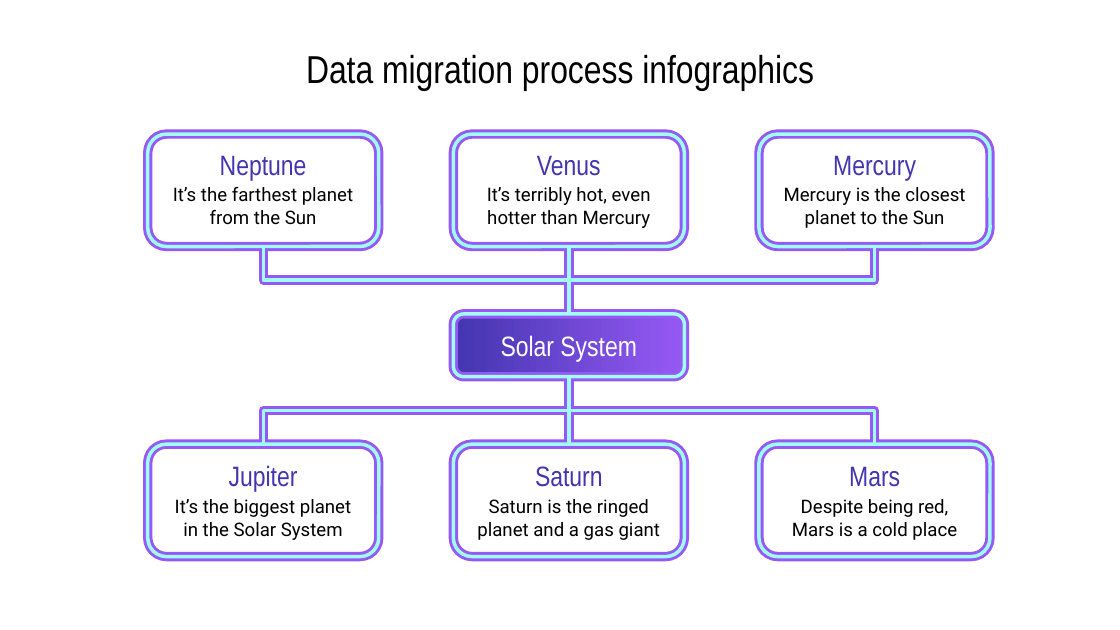
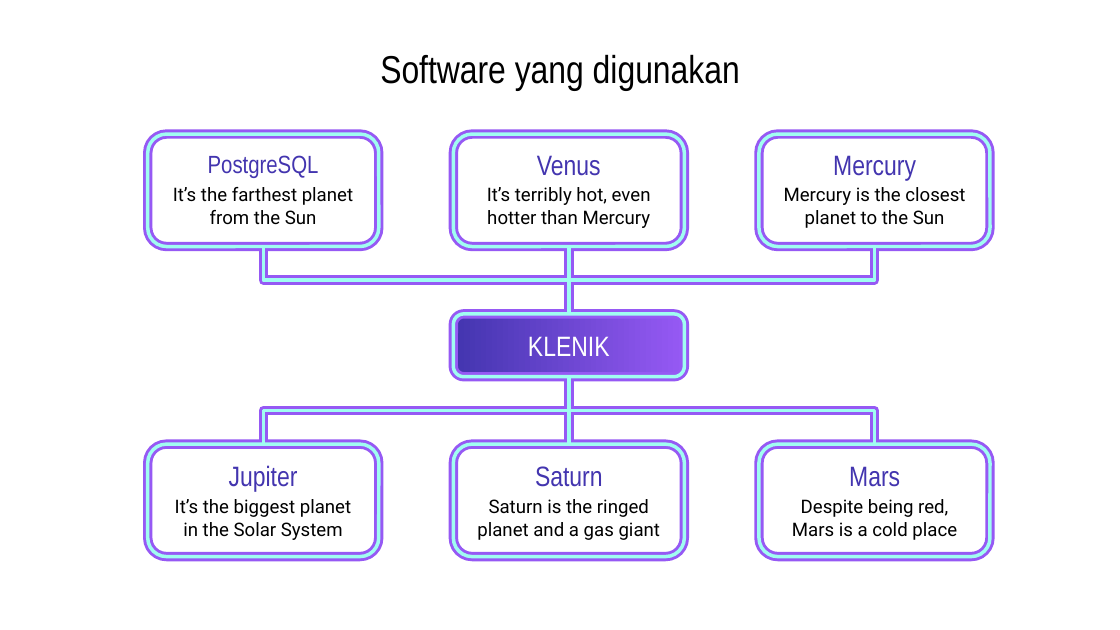
Before and after one commit to Gopalatius/KLENIK-Kepoin-Fakultas-Teknik-Universitas-Indonesia, a slide deck: slide 6 of ppt/KLENIK.pptx (slide 7 before the commit). Drawn at 1120x630 pixels with LibreOffice and Linux fonts; fonts in the diff are those of the drawing. Boxes give left, top, right and bottom in pixels: in the first picture for what was removed or moved away, otherwise in the second. Text is boxed around its words. In the diff, an @@ line names an element or a change of style, - is before the commit and + after.

Commit message:
PPT v2

```diff
--- a/ppt/KLENIK.pptx
+++ b/ppt/KLENIK.pptx
@@ title at (380,54,740,91): text changed @@
-Data migration process infographics
+Software yang digunakan
@@ text at (208,155,319,178): text changed; size 18 to 16 pt @@
-Neptune
+PostgreSQL
@@ text at (528,336,610,356): text changed @@
-Solar System
+KLENIK
```
Also in this commit, not shown: 4 other slides changed, 2 slides added, 1 other file.
